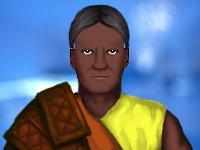
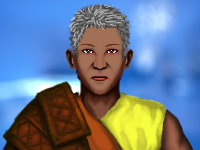
Before/after of a (200, 150) layered artwork. What changed in the layer stack:
hid "Shiara Civ 3 Reversed" over [77, 90, 193, 150]
added layer "Shiara Civ 2 Reversed" in group "Clothing" over [77, 90, 193, 150]
hid "scientist #2-b" over [68, 3, 132, 49]
showed "Spike" over [67, 3, 133, 62]
showed "brow4" over [76, 43, 124, 49]
hid "eyes-b" over [80, 47, 120, 58]
showed "sirius_fyrra_f1_eyes" over [78, 46, 122, 66]
hid "vicious #2" over [81, 44, 118, 77]
added layer "scientist #1-2" in group "Nose" over [84, 39, 116, 77]
showed "softPucker" over [87, 74, 113, 87]
hid "ka'def-b" over [87, 73, 113, 84]
showed "Layer 1" over [64, 5, 184, 150]
hid "DarkSkin1" over [73, 9, 126, 121]
hid "vicious" over [70, 48, 129, 69]
added layer "reynears-2" in group "Ears" over [64, 46, 134, 71]
